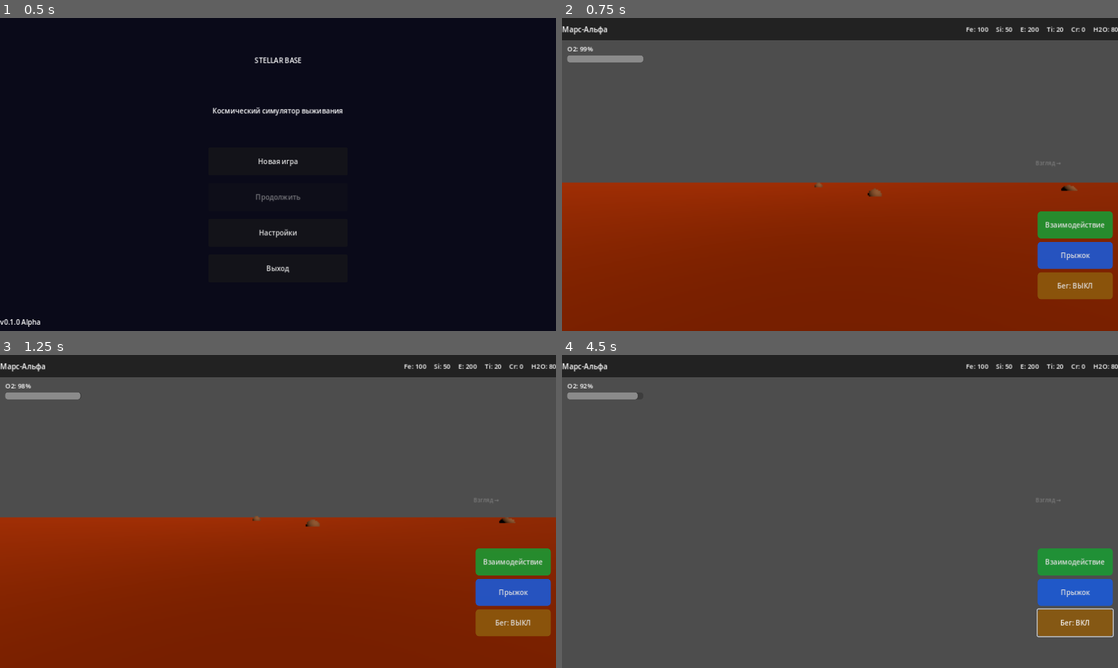
Above: before the commit, frames 1-4 (two rows, left to right).
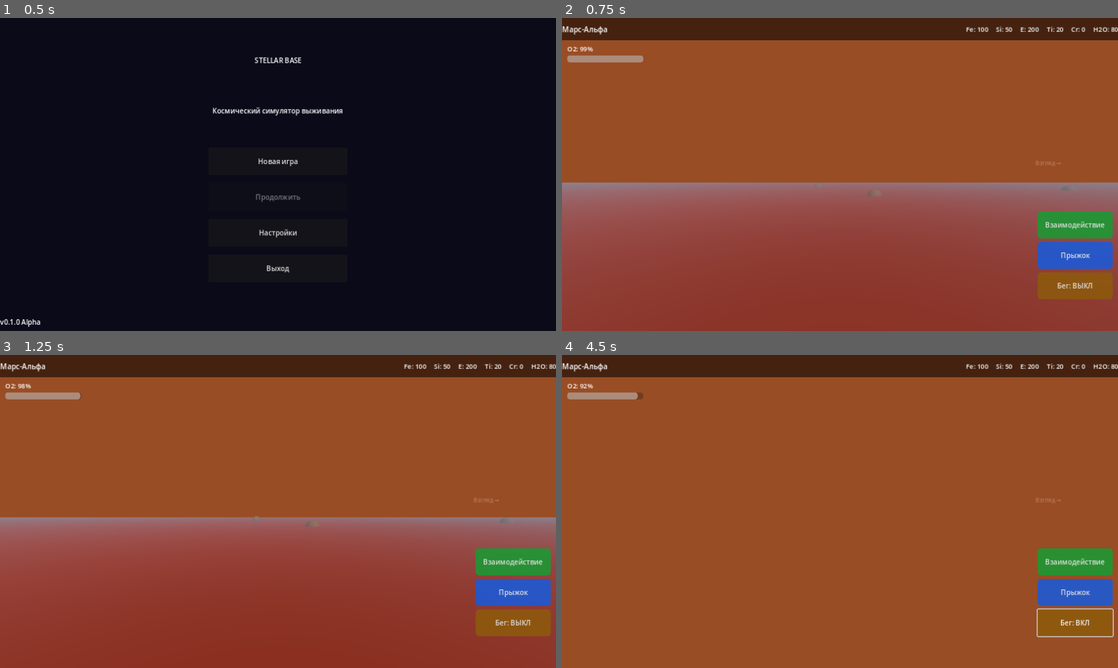
Above: after the commit, the same moments.

Repository: debugmi530-del/stellar-base-game
Game: Godot game, scene res://scenes/main_menu.tscn
Two runs of this game, one before a commit and one after it. Both use one fixed random seed, a clock stepped at 60 frames per second and the inputs below.
Inputs (mouse positions are in pixels of both pictures, inside the frame that each line leads up to):
- Up to frame 1 (0.5 s): no input
- Up to frame 2 (0.75 s): click "Новая игра" at 0.5 s
- Up to frame 3 (1.25 s): no input
- Up to frame 4 (4.5 s): click "Взаимодействие" at 1.25 s; click "Прыжок" at 2 s; click "Бег: ВЫКЛ" at 2.75 s; click "Бег: ВКЛ" at 3.5 s; tap Enter at 4.25 s; move the mouse to (867, 511) at 4.27 s; hold W (move_forward) from 4.28 s (still down); hold E (interact) from 4.28 s (still down)

Frame 1 is identical in both runs. In frame 2, 96% of the frame differs, in the area x 0-100%, y 0-100%; in frame 3, 96%; in frame 4, 96%.

Commit message:
fix: planet_world — создаём Environment программно (небо было чёрной пустотой), рекурсивный материал terrain, preload→load

Diff:
--- a/scripts/planet_world.gd
+++ b/scripts/planet_world.gd
@@ -11,7 +11,6 @@
 		"fog_density":  0.015,
 		"albedo":       "res://assets/textures/planets/mars_albedo.png",
 		"normal":       "res://assets/textures/planets/mars_normal.png",
-		"skybox":       "res://assets/textures/skybox/mars_sky.png",
 		"description":  "Красная пустыня. Богата железом и кремнием."
 	},
 	1: {
@@ -24,7 +23,6 @@
 		"fog_density":  0.03,
 		"albedo":       "res://assets/textures/planets/europa_albedo.png",
 		"normal":       "res://assets/textures/planets/europa_normal.png",
-		"skybox":       "res://assets/textures/skybox/europa_sky.png",
 		"description":  "Ледяной мир. Источник кристаллов и воды."
 	},
 	2: {
@@ -37,7 +35,6 @@
 		"fog_density":  0.05,
 		"albedo":       "res://assets/textures/planets/io_albedo.png",
 		"normal":       "res://assets/textures/planets/io_normal.png",
-		"skybox":       "res://assets/textures/skybox/io_sky.png",
 		"description":  "Вулканический ад. Богат титаном и кристаллами."
 	},
 	3: {
@@ -50,7 +47,6 @@
 		"fog_density":  0.07,
 		"albedo":       "res://assets/textures/planets/neptune_albedo.png",
 		"normal":       "res://assets/textures/planets/neptune_normal.png",
-		"skybox":       "res://assets/textures/skybox/neptune_sky.png",
 		"description":  "Высокая гравитация. Источник энергии и кристаллов."
 	}
 }
@@ -67,7 +63,6 @@
 func _ready():
 	GameManager.planet_changed.connect(_on_planet_changed)
 	setup_planet(GameManager.current_planet)
-	# BUGFIX: восстанавливаем постройки из сохранения после загрузки сцены
 	call_deferred("_restore_saved_buildings")
 
 func setup_planet(planet_id: int):
@@ -82,10 +77,8 @@
 func _restore_saved_buildings():
 	if not building_root:
 		return
-	# Очищаем старые
 	for child in building_root.get_children():
 		child.queue_free()
-
 	for obj in GameManager.placed_objects:
 		var type_key = obj.get("type", "")
 		if not BuildSystem.BUILDABLES.has(type_key):
@@ -106,62 +99,90 @@
 		building_root.add_child(building)
 
 # ---------- Sky ----------
+# BUGFIX: WorldEnvironment в .tscn не имеет Environment-ресурса →
+#         небо = чёрная пустота. Создаём Environment программно.
 func _setup_sky(data: Dictionary):
-	if not (sky and sky.environment):
-		return
+	if not sky:
+		return
+	# Создаём Environment если не задан в редакторе
+	if not sky.environment:
+		var env = Environment.new()
+		# Процедурное небо как база
+		var sky_mat = ProceduralSkyMaterial.new()
+		sky_mat.sky_top_color      = Color(0.02, 0.02, 0.06)
+		sky_mat.sky_horizon_color  = Color(0.15, 0.08, 0.04)
+		sky_mat.ground_horizon_color = Color(0.15, 0.08, 0.04)
+		sky_mat.ground_bottom_color  = Color(0.05, 0.03, 0.01)
+		var sky_res = Sky.new()
+		sky_res.sky_material = sky_mat
+		env.sky = sky_res
+		env.background_mode = Environment.BG_SKY
+		env.ambient_light_source = Environment.AMBIENT_SOURCE_COLOR
+		env.ambient_light_energy = 0.6
+		# Туман для атмосферы
+		env.fog_enabled = false
+		sky.environment = env
+
 	var env = sky.environment
-	env.background_color    = data["sky_color"]
-	env.ambient_light_color = data["ambient_light"]
-	env.fog_density         = data["fog_density"]
-	env.fog_enabled         = true
-	env.background_mode     = Environment.BG_COLOR
+	# Красим небо цветом планеты
+	env.background_mode  = Environment.BG_COLOR
+	env.background_color = data["sky_color"]
+	env.ambient_light_source = Environment.AMBIENT_SOURCE_COLOR
+	env.ambient_light_color  = data["ambient_light"]
+	env.ambient_light_energy = 0.7
+	env.fog_enabled  = data.get("fog_density", 0.0) > 0.005
+	env.fog_density  = data.get("fog_density", 0.01)
 
 # ---------- Lighting ----------
 func _setup_lighting(data: Dictionary):
 	if directional_light:
-		directional_light.light_color = data["ambient_light"]
+		directional_light.light_color   = data["ambient_light"]
+		directional_light.light_energy  = 1.2
 		var preset = PerformanceManager.get_preset()
 		directional_light.shadow_enabled = preset.get("shadow_enabled", false)
 
 # ---------- Terrain ----------
 func _setup_terrain(data: Dictionary):
+	_terrain_material = StandardMaterial3D.new()
 	var albedo_path = data.get("albedo", "")
 	if albedo_path != "" and ResourceLoader.exists(albedo_path):
-		if not _terrain_material:
-			_terrain_material = StandardMaterial3D.new()
 		_terrain_material.albedo_texture = load(albedo_path)
 		var normal_path = data.get("normal", "")
 		if normal_path != "" and ResourceLoader.exists(normal_path):
 			_terrain_material.normal_enabled = true
 			_terrain_material.normal_texture  = load(normal_path)
-		_apply_material_to_terrain(_terrain_material)
 	else:
-		if not _terrain_material:
-			_terrain_material = StandardMaterial3D.new()
+		# BUGFIX: задаём цвет напрямую — текстуры ещё не добавлены в проект
 		_terrain_material.albedo_color = data["ground_color"]
-		_apply_material_to_terrain(_terrain_material)
-
-func _apply_material_to_terrain(mat: StandardMaterial3D):
-	for child in terrain.get_children():
+	# BUGFIX: _apply_material_to_terrain рекурсивна — Ground→MeshInstance3D вложен,
+	#         без рекурсии материал не применялся и земля оставалась белой.
+	_apply_material_to_terrain(terrain, _terrain_material)
+
+# BUGFIX: рекурсивный обход дерева нод — ищем MeshInstance3D на любой глубине
+func _apply_material_to_terrain(node: Node, mat: StandardMaterial3D):
+	for child in node.get_children():
 		if child is MeshInstance3D:
 			child.material_override = mat
+		# Рекурсия вглубь (Ground → StaticBody3D → MeshInstance3D)
+		if child.get_child_count() > 0:
+			_apply_material_to_terrain(child, mat)
 
 # ---------- Resources ----------
 func _spawn_resources(data: Dictionary):
 	for child in resource_spawner.get_children():
 		child.queue_free()
-
 	if not ResourceLoader.exists("res://scenes/resource_node.tscn"):
 		return
-
 	var rng = RandomNumberGenerator.new()
 	rng.seed = current_planet_id * 12345
-
 	var preset    = PerformanceManager.get_preset()
 	var view_dist = preset.get("view_distance", 60.0)
 	var count     = 20 if view_dist > 80.0 else 12
-
-	var scene = preload("res://scenes/resource_node.tscn")
+	# BUGFIX: load() вместо preload() — preload() парсится статически при
+	#         загрузке скрипта; load() работает только тогда, когда нужно.
+	var scene = load("res://scenes/resource_node.tscn")
+	if not scene:
+		return
 	for i in range(count):
 		var res_type = data["resources"][rng.randi() % data["resources"].size()]
 		var node = scene.instantiate()
